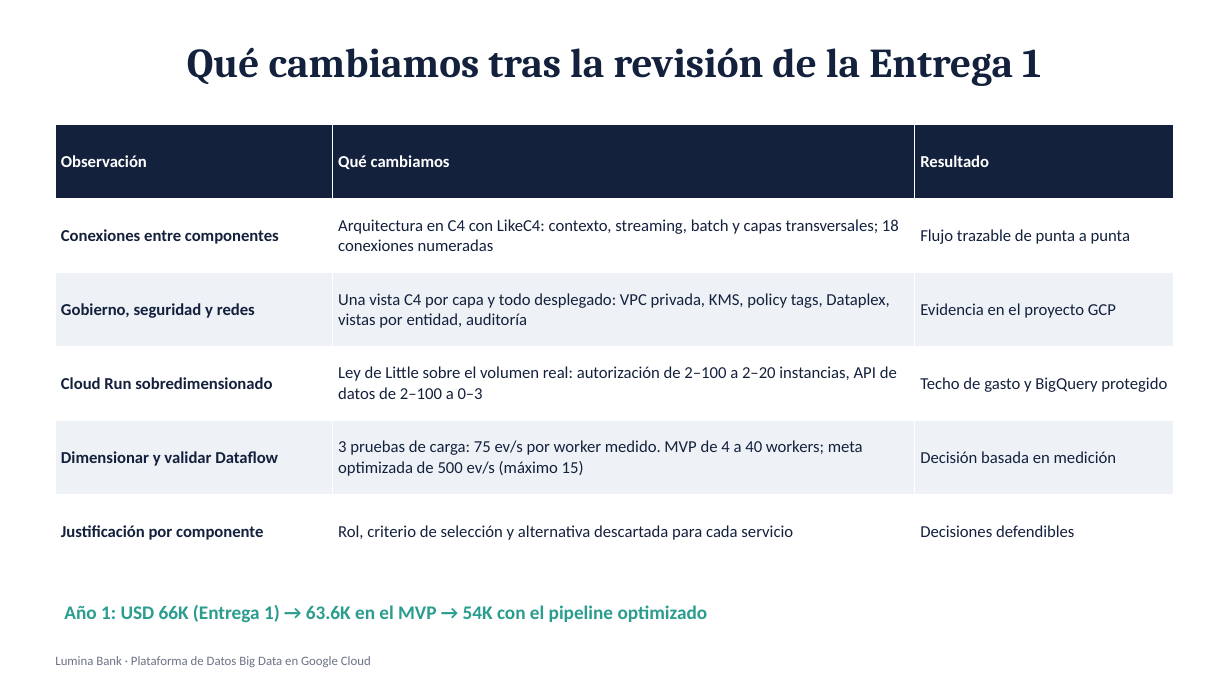
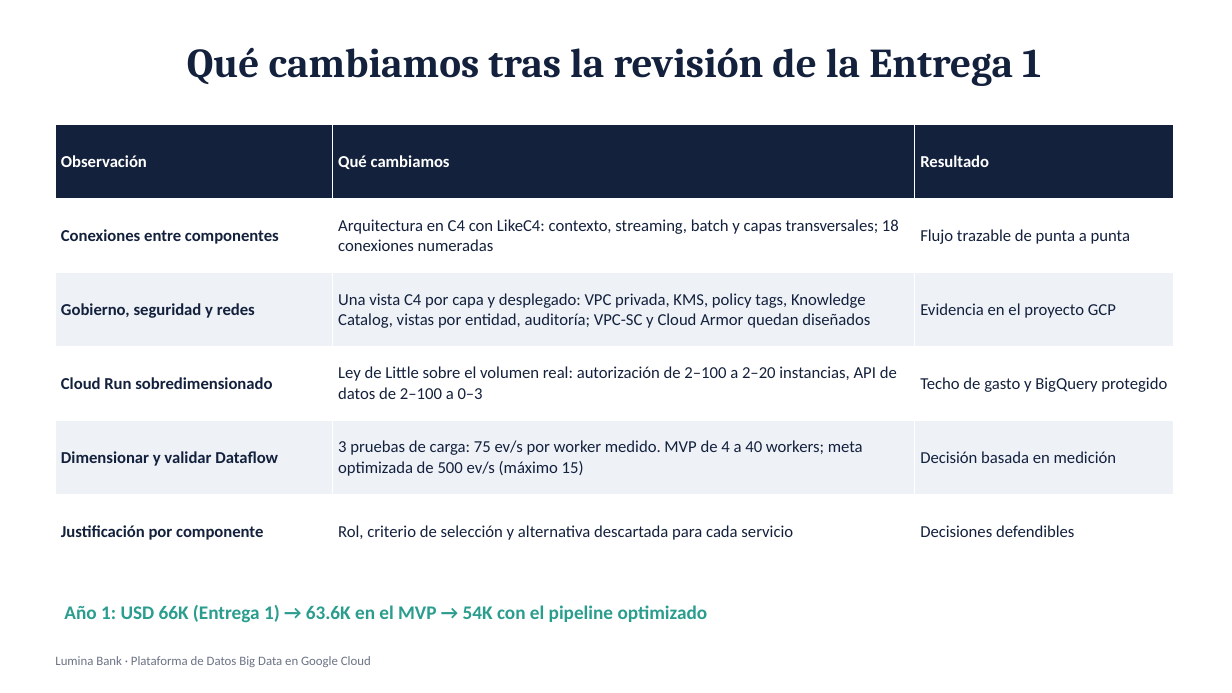
Before and after one commit to bmontoyag/utec_bigdata_trabajo, a slide deck: slide 2 of presentacion/Lumina Bank - Sustentacion.pptx. Drawn at 1232x693 pixels with LibreOffice and Linux fonts; fonts in the diff are those of the drawing. Boxes give left, top, right and bottom in pixels: in the first picture for what was removed or moved away, otherwise in the second. Text is boxed around its words. In the diff, an @@ line names an element or a change of style, - is before the commit and + after.

```diff
--- a/presentacion/Lumina Bank - Sustentacion.pptx
+++ b/presentacion/Lumina Bank - Sustentacion.pptx
@@ table at (x1=55, y1=125, x2=1174, y2=568) @@
-row 3, column 2: Una vista C4 por capa y todo desplegado: VPC privada, KMS, policy tags, Dataplex, vistas por entidad, auditoría
+row 3, column 2: Una vista C4 por capa y desplegado: VPC privada, KMS, policy tags, Knowledge Catalog, vistas por entidad, auditoría; VPC-SC y Cloud Armor quedan diseñados
```
Also in this commit, not shown: 13 other slides changed, 20 other files.
